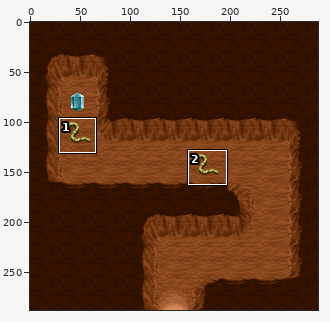
Two versions of one sprite sheet, documents/images/zones/267.png. The picture above shows the old version from afar; the outline marks the close-up.
Close-up. As it was:
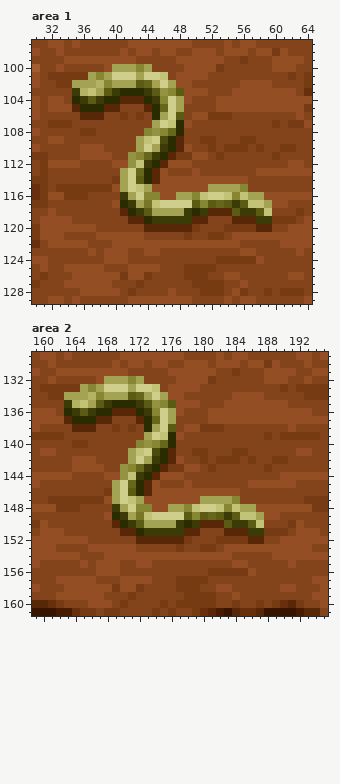
The file is 288x288 pixels. Colours within 5 levels of each other are drawn and written as one. Shown: area 1: x 30..64, y 97..129; area 2: x 159..195, y 129..161.
New version:
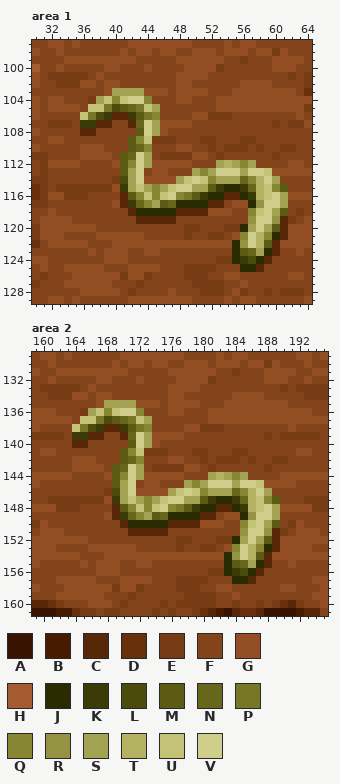
Palette (. is transparent): A #371300  B #471b00  C #572707  D #672f0b  E #773b13  F #83431b  G #934f23  H #a35b2f  J #2b2b00  K #3b3b07  L #4b4b0b  M #5b5b13  N #67671b  P #777727  Q #878733  R #939343  S #a3a353  T #b3b363  U #c3c377  V #cfcf8b
The edit:
Changed rows in their new state; - is an unchanged pixel.
Area 1:
first column x 35:
100 -----GFFFG-----------------
101 --FGFFFFFFFF---------------
102 EGGFGGFFFFFFF--------------
103 FFFFGSSSSGGGFG-------------
104 FFESUQUVVQFFFG-------------
105 GFUUPLMNPUSFFF-------------
106 -UPLKCCKMPQFFF-------------
107 -KKCC--CNV-GGG-------------
108 -CC-----MVSGFF-------------
109 -------MQ-EEEF-------------
110 -------MNQFFFG-------------
111 ------MNVSFEE--------------
112 ------MQVSGG------STSQS----
113 ------MSVFG----SQSVVVSVVU--
114 ------LSVGG--SUVUQSSSNQTVS-
115 ------KS--QSUVVSSMKJJKNTUQM
116 ------CMQU-UVQPMKJJCCJKTUVS
117 ------C-NQSMNJJJJCCFGGJRVVS
118 ------FCJJJJJCCCCGGGFFQUVSM
119 -------F-CCCCFFFF---FFRVVRC
120 ---------FFFFFE------JSVSMC
121 ---------------------QVTQJC
122 --------------------JRVTMC-
123 --------------------JMNSJC-
124 --------------------JKLJC--
125 ---------------------JJC---
Area 2:
first column x 163:
132 -----GFFFG-----------------
133 --FGFFFFFFFF---------------
134 EGGFGGFFFFFFF--------------
135 FFFFGSSSSGGGFG-------------
136 FFESUQUVVQFFFG-------------
137 GFUUPLMNPUSFFF-------------
138 -UPLKCCKMPQFFF-------------
139 -KKCC--CNV-GGG-------------
140 -CC-----MVSGFF-------------
141 -------MQ-EEEF-------------
142 -------MNQFFFG-------------
143 ------MNVSFEE--------------
144 ------MQVSGG------STSQS----
145 ------MSVFG----SQSVVVSVVU--
146 ------LSVGG--SUVUQSSSNQTVS-
147 ------KS--QSUVVSSMKJJKNTUQM
148 ------CMQU-UVQPMKJJCCJKTUVS
149 ------C-NQSMNJJJJCCFGGJRVVS
150 ------FCJJJJJCCCCGGGFFQUVSM
151 -------F-CCCCFFFF---FFRVVRC
152 ---------FFFFFE------JSVSMC
153 ---------------------QVTQJC
154 --------------------JRVTMC-
155 --------------------JMNSJC-
156 --------------------JKLJC--
157 ---------------------JJC---
Where, in picture pixels (left, top, right, bottom), the same in both close-ups:
changed: (72, 64, 288, 272)
changed: (64, 376, 280, 584)
